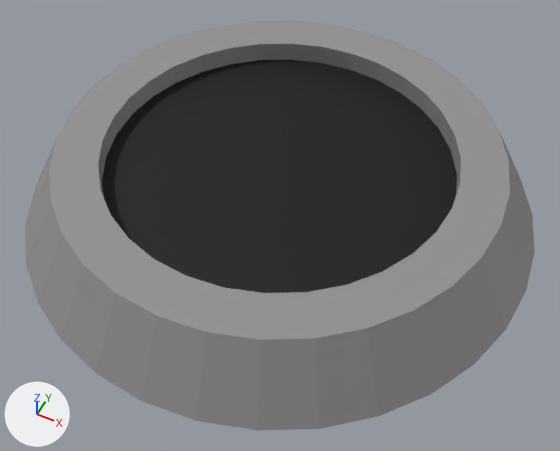
The OBJ model InterContinentalRealEstate/Assets/Models/Silo.obj as it was, and as the next commit left it.
Before and after are seen from a 50 mm camera at (0.958, -1.924, 2.251) aimed at (0.06, -0.127, 0.005). The lights are fixed; the arrows at lower left show +X, +Y and +Z. Where no turn or scale is listed for an object, it has been applied to the vertices. Vertices at the same position are counted once.
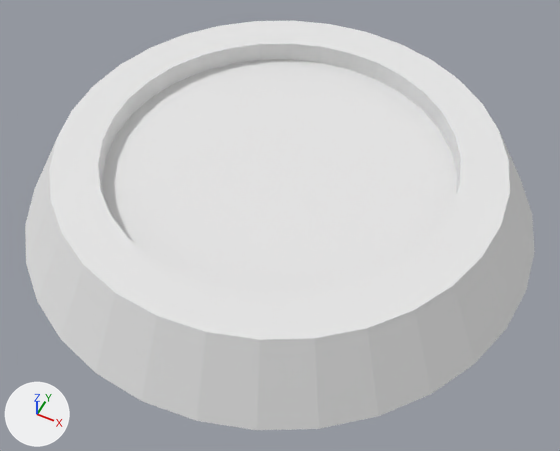
Location of each change, [x1, y1, x2, y2] in pixels of the pictures (560 x 451 px):
```json
{"part": 1, "of": "me_cube", "change": "recoloured", "before": [25, 20, 535, 430], "after": [25, 20, 535, 430], "on screen": "grey to white"}
{"part": 2, "of": "me_cube", "change": "recoloured", "before": [102, 60, 457, 293], "after": [102, 60, 457, 293], "on screen": "black to white"}
```

Scene script edits in JSON lines:
```json
{"op": "add", "block": "mat_hole", "code": ["mat_hole = principled_material('Hole')", "mat_hole.base_color = (0.8, 0.8, 0.8)  # white #e7e7e7", "mat_hole.roughness = 1.0"]}
{"op": "add", "block": "mat_base", "code": ["mat_base = principled_material('Base')", "mat_base.base_color = (0.8, 0.8, 0.8)  # white #e7e7e7", "mat_base.roughness = 1.0"]}
{"block": "me_cube", "where": "me_cube.from_pydata(...)  # 192 vertices, 163 faces; spans x -1.01..0.99, y -1.0..1.0, z -0.01..0.27"}
{"block": "me_cube", "where": "# used by ob_cube; location = (0.0, 0.0, 0.0)"}
{"block": "me_cube", "change": "me_cube part 1: all 130 faces that had it switch from mat_material (grey #909090) to mat_base (white #e7e7e7)"}
{"block": "me_cube", "change": "me_cube part 2: all 33 faces that had it switch from mat_material_001 (black #000000) to mat_hole (white #e7e7e7)"}
```
